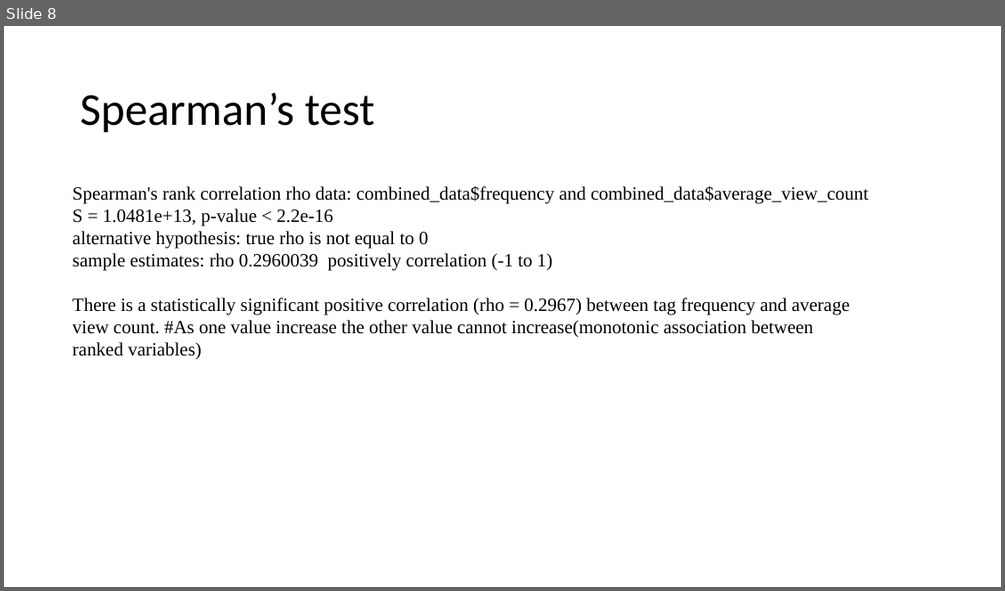
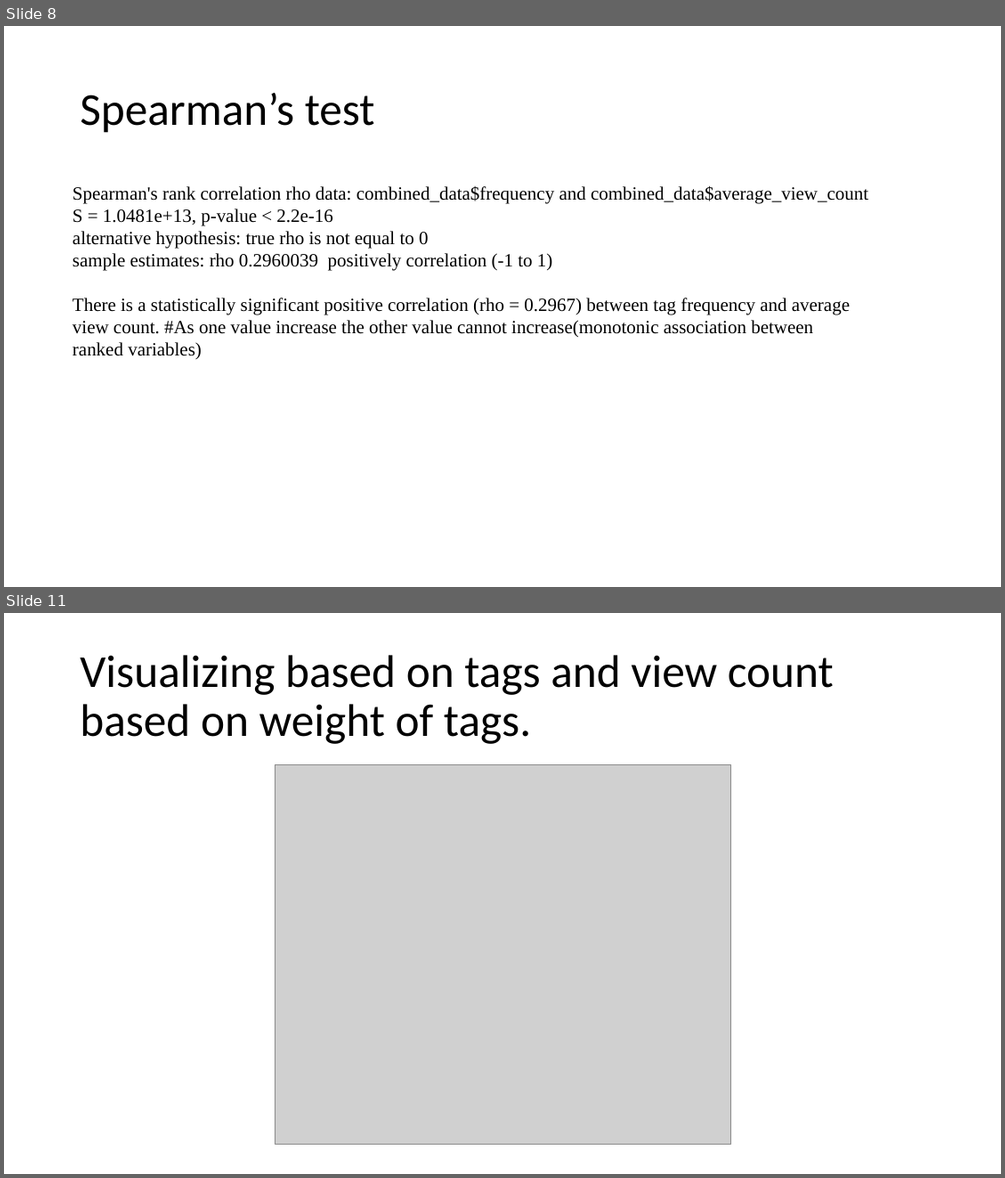
Before and after one commit to KaushalGuragai/Kguragain_R_Project, a slide deck: R Project.pptx. Shown one above the other, each under a label of ours: slide 8 before the commit, slides 8 and 11 after it; the slides between them are not shown. The pictures are 1005x591 and 1005x1178 pixels, drawn with LibreOffice and Linux fonts; fonts in the diff are those of the drawing; grey boxes stand for pictures. Boxes give left, top, right and bottom in pixels: in the first picture for what was removed or moved away, otherwise in the second. Text is boxed around its words. In the diff, an @@ line names an element or a change of style, - is before the commit and + after.

Commit message:
presentation files changed screenshots added

```diff
--- a/R Project.pptx
+++ b/R Project.pptx
@@ slide 11 added at [4,613,1001,1174], background #FFFFFF @@
@@ title added at [80,655,833,744], 44 pt, text #000000 @@
+Visualizing based on tags and view count based on weight of tags.
@@ picture added at [275,765,731,1144] @@
```
Also in this commit, not shown: 2 slides changed, 6 other slides added, 1 slide removed, 8 other files.
